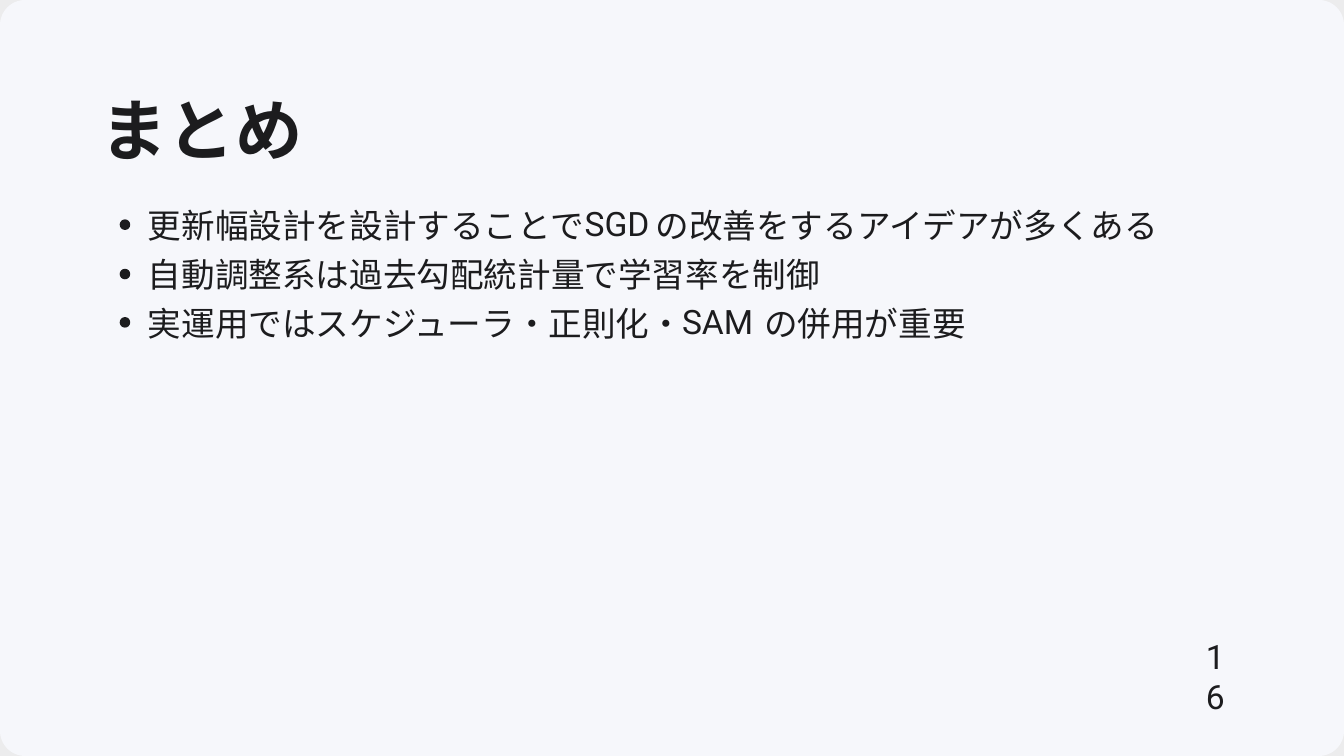
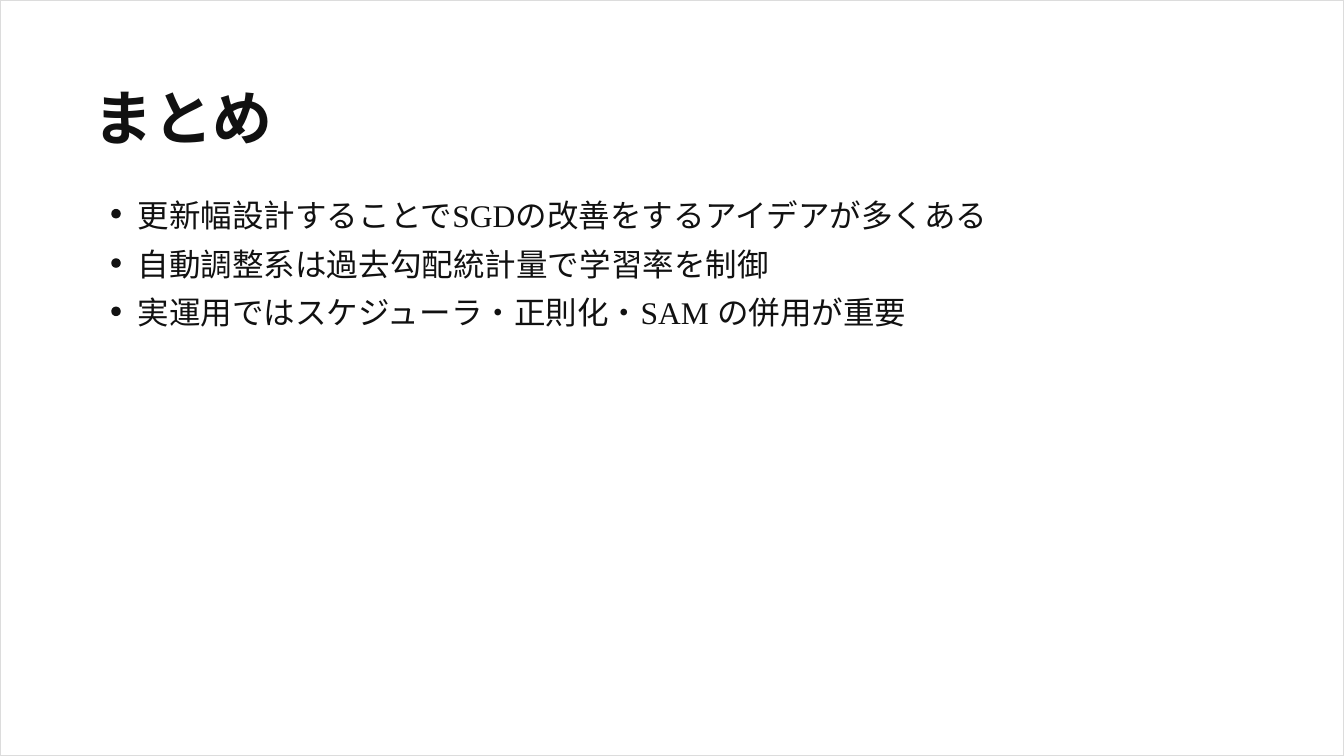
Before and after one commit to frinfo702/slides, a slide deck: slide 25 of nishikawa-lab/pptx/20251010_presentation.pptx (slide 16 before the commit). Drawn at 1344x756 pixels with LibreOffice and Linux fonts; fonts in the diff are those of the drawing; background and template pictures are left out. Boxes give left, top, right and bottom in pixels: in the first picture for what was removed or moved away, otherwise in the second. Text is boxed around its words. In the diff, an @@ line names an element or a change of style, - is before the commit and + after.

Commit message:
Add arxiv_plain theme for Marp and update presentation settings to use the new theme; disable pagination in the presentation file.

```diff
--- a/nishikawa-lab/pptx/20251010_presentation.pptx
+++ b/nishikawa-lab/pptx/20251010_presentation.pptx
@@ freeform shape removed at (0,0,1344,756) @@
@@ freeform shape at (1,1,1344,756): fill #11111A at 8% opacity to none; outline none to #DCDCDC 0.74 pt; outline redrawn @@
@@ text "まとめ": place and size @@
-text "まとめ" at (101,100,303,159)
+text "まとめ" at (93,91,272,144)
@@ text "まとめ" at (93,91,272,144): size 48 to 42.7 pt, text colour #1C1C1E to #111111 @@
@@ text at (138,200,988,230): text changed; size 24 to 22.5 pt; text colour #1C1C1E to #111111 @@
-の改善をするアイデアが多くある
+更新幅設計することでSGDの改善をするアイデアが多くある
@@ text removed at (148,209,584,241) @@
-更新幅設計を設計することで
@@ text removed at (585,211,650,237) @@
-SGD
@@ text at (138,249,769,279): text changed; size 24 to 22.5 pt; text colour #1C1C1E to #111111 @@
-⾃動調整系は過去勾配統計量で学習率を制御
+自動調整系は過去勾配統計量で学習率を制御
@@ text at (138,297,906,327): text changed; size 24 to 22.5 pt; text colour #1C1C1E to #111111 @@
-実運⽤ではスケジューラ・正則化・
+実運用ではスケジューラ・正則化・SAM の併用が重要
@@ 3 freeform shapes: place and size @@
-3 freeform shapes at (120,220,130,328)
+3 freeform shapes at (111,209,120,316)
@@ fill #1C1C1E to #111111 in 3 elements at (111,258,120,267), (111,209,120,218), (111,307,120,316) @@
@@ text removed at (682,309,753,335) @@
-SAM
@@ text removed at (764,307,966,339) @@
-の併⽤が重要
@@ text removed at (1206,636,1243,676) @@
-16
```
Also in this commit, not shown: 14 other slides changed, 10 slides added, 1 slide removed, 2 other files.
